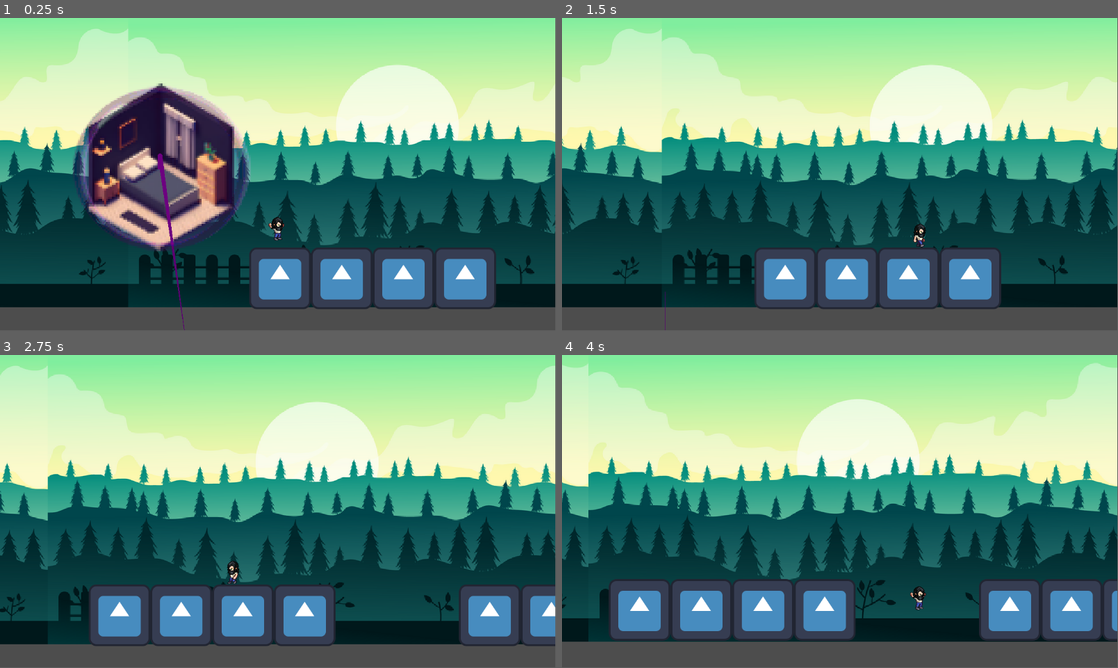
Above: before the commit, frames 1-4 (two rows, left to right).
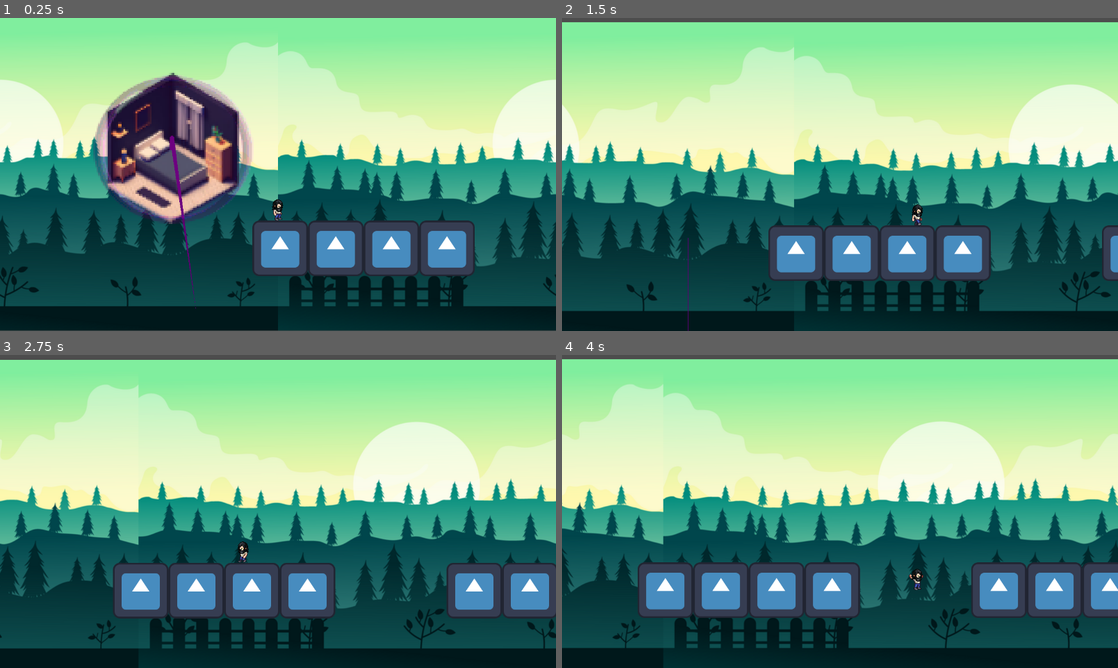
Above: after the commit, the same moments.

Repository: Narrop/Jame-Gam-17
Game: Godot game, scene res://Scenes/Levels/Level1.tscn
Same seed, same stepped clock (60 frames per second), same inputs: the game is played once before the commit and once after it. The engine's default icon, where the game draws it, is replaced by a stand-in: a white triangle on a blue panel in a dark square.
Inputs:
- Up to frame 1 (0.25 s): no input
- Up to frame 2 (1.5 s): tap Enter (ui_accept) at 0.5, 0.77 s; hold Right (ui_right) from 0.53 s (still down)
- Up to frame 3 (2.75 s): tap Enter (ui_accept) at 1.52 s; release Right (ui_right) at 2.03 s; hold Left (ui_left) from 2.03 s (still down)
- Up to frame 4 (4 s): release Left (ui_left) at 2.78 s; hold Right (ui_right) from 2.78 s (still down); tap Enter (ui_accept) at 3.02, 3.77 s
In our replay, the window is 799x449 before the commit and 800x450 after it. These sizes can differ from the game's own. Grey fills any space a smaller window leaves; there, only what the larger window draws over its background counts as a difference.

The runs differ from the first frame. In frame 1, 64% of the frame differs, in the area x 0-100%, y 0-100%; in frame 2, 71%; in frame 3, 72%; in frame 4, 74%.

Commit message:
fix: parallax background

Diff:
--- a/Scenes/Levels/Level1.tscn
+++ b/Scenes/Levels/Level1.tscn
@@ -12,16 +12,14 @@
 [node name="ParallaxBackground" type="ParallaxBackground" parent="."]
 
 [node name="ParallaxLayer" type="ParallaxLayer" parent="ParallaxBackground"]
-position = Vector2(52, -37)
-motion_scale = Vector2(0.5, 0.5)
+motion_mirroring = Vector2(1280, 0)
 
-[node name="Background" type="Sprite2D" parent="ParallaxBackground/ParallaxLayer"]
+[node name="Sprite2D" type="Sprite2D" parent="ParallaxBackground/ParallaxLayer"]
 texture_repeat = 2
-position = Vector2(-51, 35)
-scale = Vector2(1.40807, 1.40807)
+position = Vector2(47, -208)
 texture = ExtResource("1_q8rh6")
 region_enabled = true
-region_rect = Rect2(0, 0, 3176, 446)
+region_rect = Rect2(0, 0, 2560, 720)
 
 [node name="SpawnGround" parent="." instance=ExtResource("2_hrjb1")]
 
@@ -32,7 +30,7 @@
 position = Vector2(-249, -259)
 
 [node name="Player" parent="." instance=ExtResource("3_2htcg")]
-position = Vector2(-5, -141)
+position = Vector2(-5, -95)
 metadata/_edit_group_ = true
 
 [node name="Camera2D" type="Camera2D" parent="Player"]
--- a/project.godot
+++ b/project.godot
@@ -15,6 +15,11 @@
 config/features=PackedStringArray("4.0", "Forward Plus")
 config/icon="res://icon.svg"
 
+[display]
+
+window/size/viewport_width=1280
+window/size/viewport_height=720
+
 [rendering]
 
 textures/canvas_textures/default_texture_filter=0
Binary file changed: Asset/background.png
Not shown: 1 places in Scenes/Levels/Level1.tscn that only renumber resources
